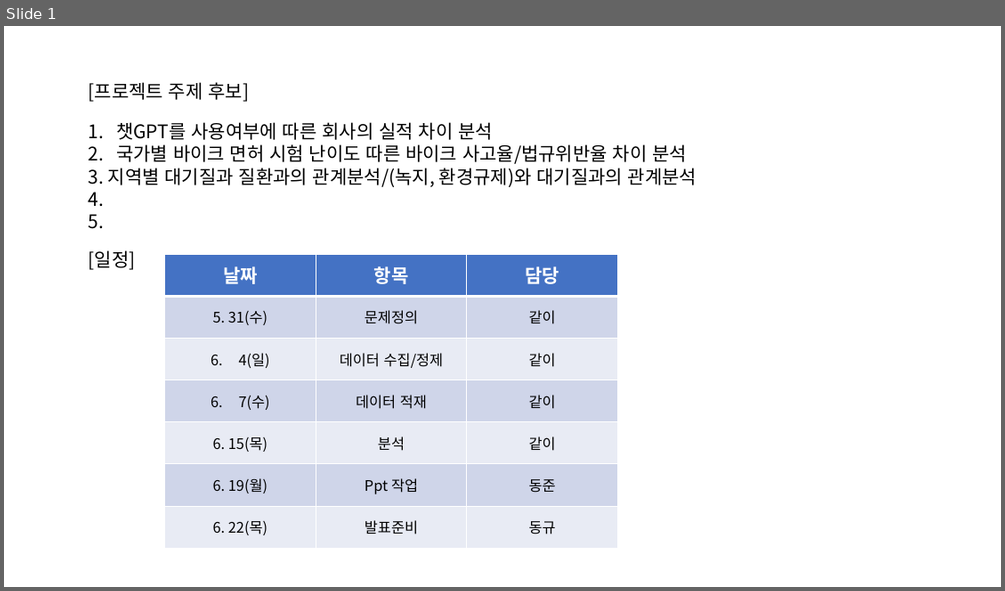
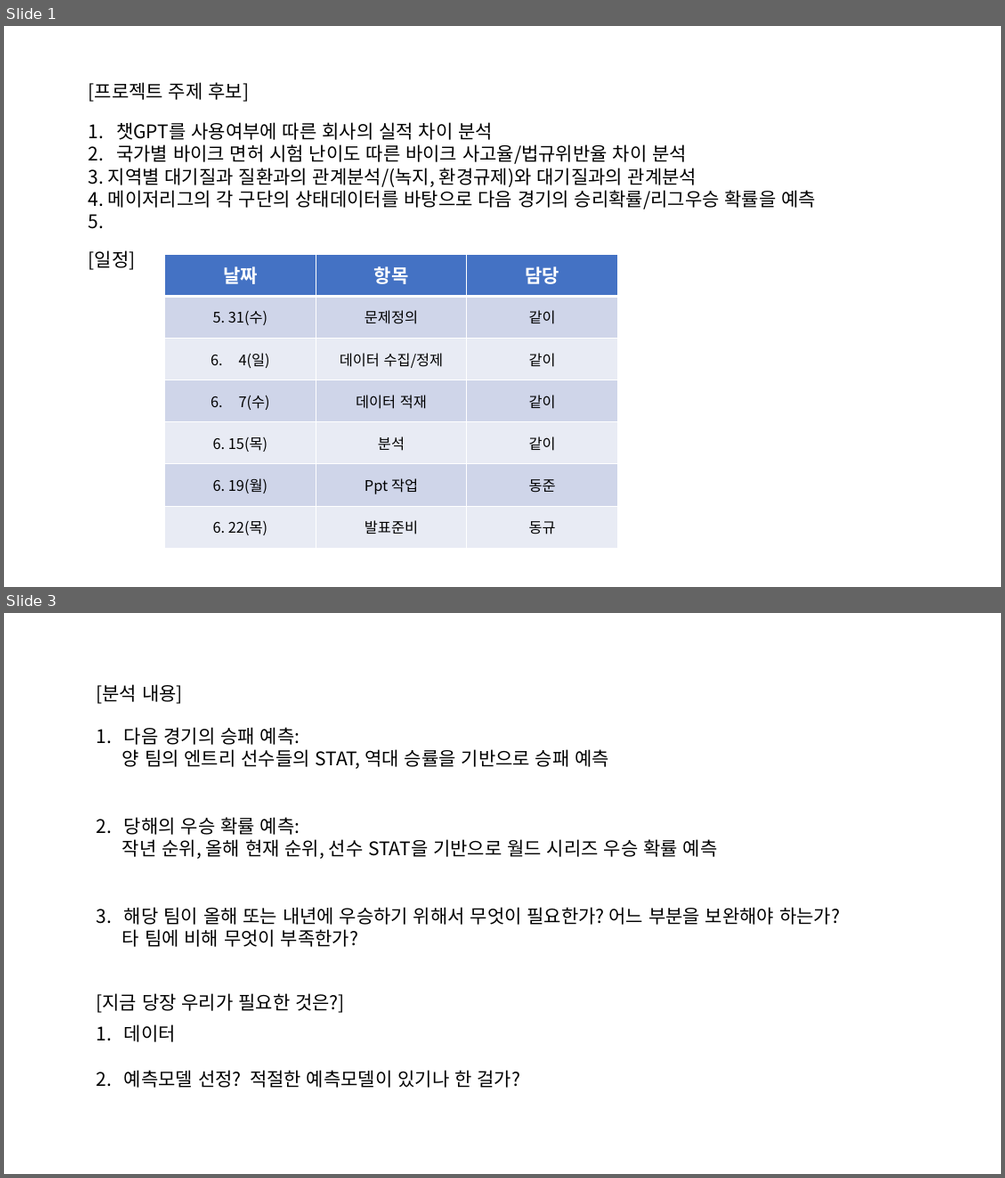
Before and after one commit to worldjohn/nb_team3, a slide deck: 프로젝트 계획.pptx. Shown one above the other, each under a label of ours: slide 1 before the commit, slides 1 and 3 after it; the slides between them are not shown. The pictures are 1005x591 and 1005x1178 pixels, drawn with LibreOffice and Linux fonts; fonts in the diff are those of the drawing. Boxes give left, top, right and bottom in pixels: in the first picture for what was removed or moved away, otherwise in the second. Text is boxed around its words. In the diff, an @@ line names an element or a change of style, - is before the commit and + after.

```diff
--- a/프로젝트 계획.pptx
+++ b/프로젝트 계획.pptx
@@ slide 3 added at (4,613,1001,1174), background #FFFFFF @@
@@ text added at (96,684,183,704), 18 pt, text #000000 @@
+[분석 내용]
@@ text added at (122,727,840,947), 18 pt, text #000000 @@
+1. 다음 경기의 승패 예측:
+양 팀의 엔트리 선수들의 STAT, 역대 승률을 기반으로 승패 예측
+2. 당해의 우승 확률 예측:
+작년 순위, 올해 현재 순위, 선수 STAT을 기반으로 월드 시리즈 우승 확률 예측
+3. 해당 팀이 올해 또는 내년에 우승하기 위해서 무엇이 필요한가? 어느 부분을 보완해야 하는가?
+타 팀에 비해 무엇이 부족한가?
@@ text added at (96,993,345,1013), 18 pt, text #000000 @@
+[지금 당장 우리가 필요한 것은?]
@@ text added at (124,1024,520,1087), 18 pt, text #000000 @@
+1. 데이터
+2. 예측모델 선정? 적절한 예측모델이 있기나 한 걸가?
@@ slide 1 changed as well @@
@@ text at (89,190,816,209): text changed @@
-4.
+4. 메이저리그의 각 구단의 상태데이터를 바탕으로 다음 경기의 승리확률/리그우승 확률을 예측
```
Also in this commit, not shown: 1 other slide added.
